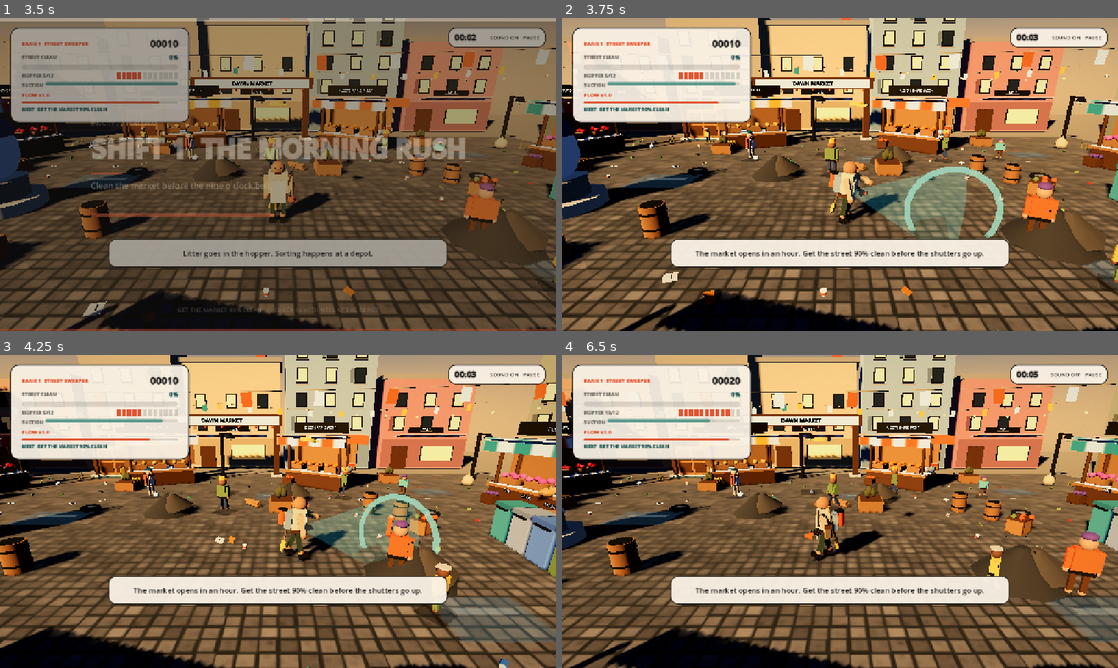
Above: before the commit, frames 1-4 (two rows, left to right).
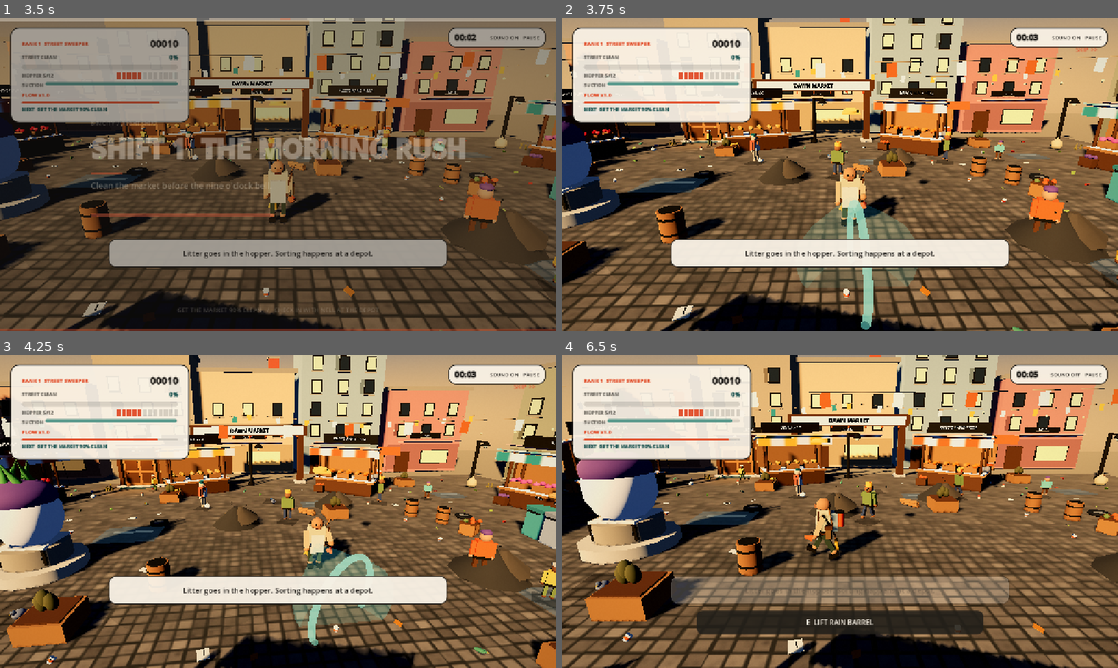
Above: after the commit, the same moments.

Repository: konethegreat/animation-and-game-studio
Game: Godot game, scene res://main.tscn
Same seed, same stepped clock (60 frames per second), same inputs: the game is played once before the commit and once after it.
Inputs (mouse positions are in pixels of both pictures, inside the frame that each line leads up to):
- Up to frame 1 (3.5 s): tap Enter (ui_accept) at 0.5, 1.25 s; move the mouse to (400, 158) at 0.52 s; hold D (move_right) 0.53-1.25 s; tap Ctrl (dash) at 0.6 s; click (400, 158) at 0.67 s; tap Space (jump) at 0.77, 1.07 s; tap E (interact) at 0.8 s; drag from (166, 190) to (250, 237) at 1.27 s; click "SOUND ON" at 2 s; click "PAUSE" at 2.75 s
- Up to frame 2 (3.75 s): move the mouse to (895, 105) at 3.52 s; press the mouse at (895, 105) at 3.53 s; hold D (move_right) from 3.53 s (still down); tap Q (pulse) at 3.6 s
- Up to frame 3 (4.25 s): keep holding D (move_right)
- Up to frame 4 (6.5 s): release D (move_right) at 4.25 s; release the mouse at (895, 442) at 4.25 s; click (1084, 386) at 4.25 s, where only the run after the commit has a clickable "SKIP >>"; drag from (812, 574) to (673, 464) at 5.02 s; move the mouse to (1006, 558) at 5.77 s; hold A (move_left) from 5.78 s (still down); hold Space (jump) from 5.78 s (still down); tap Ctrl (dash) at 6.05 s; tap M (mute) at 6.4 s

Frame 1 is identical in both runs. In frame 2, 39% of the frame differs, in the area x 0-100%, y 0-100%; in frame 3, 59%; in frame 4, 62%.

Commit message:
feat: stage the cold open and the ending
Timeline cutscene player with camera moves, radio lines, shakes and
flags, skippable from the first frame. Cold open over the market on
shift one, district pans on first visits, a rank up orbit, Sullage's
boss intro and a full ending that lands on the results card and a
restored city marker on the title screen.

Diff:
--- /dev/null
+++ b/projects/011-bin-city/scripts/cutscene.gd
@@ -0,0 +1,150 @@
+extends Node
+
+# Timeline player for scripted camera moves and radio lines. While active it
+# owns the game camera; on finish (or skip) it restores the camera transform
+# saved at start. Skip still applies every remaining flag step.
+
+signal finished(id: String)
+
+var active := false
+var _id := ""
+var _steps: Array = []
+var _index := 0
+var _skip_requested := false
+var _cam_hold := false
+var _saved_cam: Transform3D
+var _held_pos := Vector3.ZERO
+var _held_basis := Basis.IDENTITY
+var _shake_amount := 0.0
+var _shake_time := 0.0
+var _shake_dur := 0.0
+var _game: Node = null
+
+
+func play(id: String, steps: Array) -> void:
+	if active:
+		_finish()
+	_id = id
+	_steps = steps
+	_index = 0
+	_skip_requested = false
+	active = true
+	if _game == null:
+		active = false
+		return
+	_game.player.locked = true
+	_saved_cam = _game.camera.transform
+	_held_pos = _game.camera.global_position
+	_held_basis = _game.camera.global_basis
+	_cam_hold = true
+	_game.ui.show_skip(true)
+	_run.call_deferred()
+
+
+func skip() -> void:
+	if active:
+		_skip_requested = true
+
+
+func _process(delta: float) -> void:
+	if not active or not _cam_hold:
+		return
+	var offset := Vector3.ZERO
+	if _shake_time > 0.0:
+		_shake_time = maxf(0.0, _shake_time - delta)
+		var strength := _shake_amount * (_shake_time / maxf(_shake_dur, 0.01))
+		offset = Vector3(randf_range(-1.0, 1.0), randf_range(-1.0, 1.0), randf_range(-1.0, 1.0)) * strength
+	_game.camera.global_transform = Transform3D(_held_basis, _held_pos + offset)
+
+
+func _run() -> void:
+	for i in _steps.size():
+		_index = i
+		var step: Dictionary = _steps[i]
+		var kind := str(step.get("t", ""))
+		if _skip_requested and kind != "flag":
+			continue
+		match kind:
+			"wait":
+				await _wait(float(step.get("s", 1.0)))
+			"line":
+				await _line(step)
+			"cam":
+				await _cam(step)
+			"flag":
+				_apply_flag(str(step.get("name", "")))
+			"shake":
+				_shake_amount = float(step.get("amount", 0.2))
+				_shake_dur = float(step.get("s", 0.5))
+				_shake_time = _shake_dur
+			"music":
+				var sound = _game.get_node_or_null("Sound")
+				if sound != null and sound.has_method("play_music"):
+					sound.play_music(str(step.get("track", "")))
+			"release":
+				_release_cam()
+	_finish()
+
+
+func _wait(seconds: float) -> void:
+	var elapsed := 0.0
+	while elapsed < seconds and not _skip_requested:
+		await get_tree().process_frame
+		elapsed += get_process_delta_time()
+
+
+func _line(step: Dictionary) -> void:
+	var speaker := str(step.get("speaker", ""))
+	var text := str(step.get("text", ""))
+	var full := "%s: %s" % [speaker, text] if speaker != "" else text
+	var dur := clampf(1.8 + text.length() * 0.055, 2.6, 6.5)
+	_game.ui.subtitle(full, dur)
+	await _wait(dur * 0.82)
+
+
+func _cam(step: Dictionary) -> void:
+	var target_pos: Vector3 = step.get("pos", _held_pos)
+	var look: Vector3 = step.get("look", target_pos + Vector3(0.0, 0.0, -1.0))
+	var dur := maxf(float(step.get("s", 1.0)), 0.01)
+	var direction := look - target_pos
+	if direction.length() < 0.01:
+		direction = Vector3(0.0, 0.0, 1.0)
+	var end := Transform3D(Basis.IDENTITY.looking_at(direction.normalized(), Vector3.UP), target_pos)
+	var start := Transform3D(_held_basis, _held_pos)
+	var elapsed := 0.0
+	while elapsed < dur and not _skip_requested:
+		await get_tree().process_frame
+		elapsed += get_process_delta_time()
+		var k := clampf(elapsed / dur, 0.0, 1.0)
+		_held_basis = start.basis.slerp(end.basis, k)
+		_held_pos = start.origin.lerp(end.origin, k)
+	_held_basis = end.basis
+	_held_pos = end.origin
+
+
+func _release_cam() -> void:
+	_game.camera.transform = _saved_cam
+	_cam_hold = false
+	_shake_time = 0.0
+
+
+func _apply_flag(name: String) -> void:
+	if name.is_empty():
+		return
+	var state = _game.get_node_or_null("/root/GameState")
+	if state != null:
+		state.set_flag(name)
+
+
+func _finish() -> void:
+	for i in range(_index, _steps.size()):
+		var step: Dictionary = _steps[i]
+		if str(step.get("t", "")) == "flag":
+			_apply_flag(str(step.get("name", "")))
+	if _game != null and is_instance_valid(_game.camera):
+		_game.camera.transform = _saved_cam
+		_game.ui.show_skip(false)
+	_cam_hold = false
+	_shake_time = 0.0
+	active = false
+	finished.emit(_id)
--- a/projects/011-bin-city/scripts/game.gd
+++ b/projects/011-bin-city/scripts/game.gd
@@ -12,6 +12,7 @@
 const INTERIORS = preload("res://scripts/interiors.gd")
 const TRANSITION = preload("res://scripts/transition.gd")
 const BOSS = preload("res://scripts/boss.gd")
+const CUTSCENE = preload("res://scripts/cutscene.gd")
 
 const MOODS := {
 	"dawn": {
@@ -179,6 +180,7 @@
 var boss = null
 var _boss_grime: Array[Node3D] = []
 var _boss_grime_alive := 0
+var cutscene = null
 
 
 func _ready() -> void:
@@ -244,6 +246,12 @@
 	transition = TRANSITION.new()
 	transition.name = "Transition"
 	add_child(transition)
+	cutscene = CUTSCENE.new()
+	cutscene.name = "Cutscene"
+	add_child(cutscene)
+	cutscene._game = self
+	cutscene.finished.connect(_on_cutscene_finished)
+	ui.skip_pressed.connect(cutscene.skip)
 	player.stack_tumbled.connect(_on_tumble)
 	player.pulse_requested.connect(_on_pulse)
 	player.dash_started.connect(_on_dash)
@@ -302,6 +310,11 @@
 	if phase != "play":
 		return
 	if transitioning:
+		return
+	if cutscene != null and cutscene.active:
+		if Input.is_action_just_pressed("interact") or Input.is_action_just_pressed("pause"):
+			cutscene.skip()
+		_update_hud()
 		return
 	if talking:
 		if Input.is_action_just_pressed("interact") or Input.is_action_just_pressed("vacuum"):
@@ -555,7 +568,11 @@
 	world.set_clean(0.0)
 	title_time = 0.0
 	title_cam.current = true
-	ui.show_shifts(_title_shifts())
+	var state = get_node_or_null("/root/GameState")
+	var note := ""
+	if state != null and state.has_flag("gulper_calmed"):
+		note = "THE GULPER SLEEPS  /  THE CITY IS CLEAN  /  THANK YOU FOR PLAYING"
+	ui.show_shifts(_title_shifts(), note)
 	ui.set_phase("title")
 	ui.set_muted(Sound.muted)
 	Sound.set_vacuum(false)
@@ -671,7 +688,50 @@
 	await transition.revealed
 	if phase == "play" and not talking:
 		player.locked = false
-	ui.subtitle(str(AREA_INTRO.get(area_id, AREA_INTRO["dawn_market"])), 6.0)
+	var state = get_node_or_null("/root/GameState")
+	if _wants_poster() or state == null:
+		ui.subtitle(str(AREA_INTRO.get(area_id, AREA_INTRO["dawn_market"])), 6.0)
+		return
+	var seen: bool = state.has_flag("seen_" + area_id)
+	if shift_index == 1 and not state.has_flag("cold_open"):
+		_cold_open()
+	elif not seen:
+		_district_pan()
+	else:
+		ui.subtitle(str(AREA_INTRO.get(area_id, AREA_INTRO["dawn_market"])), 6.0)
+
+
+func _cold_open() -> void:
+	var center: Vector3 = player.global_position
+	var high := center + Vector3(-12.0, 9.5, 13.0)
+	var close := center + Vector3(1.6, 2.3, 5.2)
+	cutscene.play("cold_open", [
+		{"t": "cam", "pos": high, "look": center + Vector3(0.0, 1.0, -6.0), "s": 3.2},
+		{"t": "line", "speaker": "NELL", "text": "Radio: Bin City Sanitation, shift one. The whole market dumped overnight. Again."},
+		{"t": "line", "speaker": "NELL", "text": "Radio: Vacuum it, sort it, bank the XP. And keep an eye on the drains. Something is clogging them on purpose."},
+		{"t": "line", "speaker": "NELL", "text": "Radio: Welcome to Bin City, sweeper. Try not to smell the river."},
+		{"t": "cam", "pos": close, "look": center + Vector3(0.0, 1.3, 0.0), "s": 3.0},
+		{"t": "line", "speaker": "", "text": "BIN CITY"},
+		{"t": "flag", "name": "cold_open"},
+		{"t": "flag", "name": "seen_dawn_market"},
+		{"t": "release"},
+	])
+
+
+func _district_pan() -> void:
+	var state = get_node_or_null("/root/GameState")
+	if state != null:
+		state.set_flag("seen_" + area_id)
+	var center: Vector3 = player.global_position
+	var wide := center + Vector3(-9.0, 6.5, 11.0)
+	var sweep := center + Vector3(9.0, 5.0, 11.0)
+	var line := str(AREA_INTRO.get(area_id, AREA_INTRO["dawn_market"]))
+	cutscene.play("district", [
+		{"t": "cam", "pos": wide, "look": center + Vector3(0.0, 1.2, -4.0), "s": 2.6},
+		{"t": "line", "speaker": "NELL", "text": "Radio: %s" % line},
+		{"t": "cam", "pos": sweep, "look": center + Vector3(0.0, 1.2, -2.0), "s": 2.8},
+		{"t": "release"},
+	])
 
 
 func _pause() -> void:
@@ -1480,16 +1540,26 @@
 	boss = BOSS.new()
 	world.add_child(boss)
 	boss.setup(world)
-	boss.begin()
 	boss.damaged.connect(func(_health: float) -> void: Sound.play("burst", 0.8, -4.0))
 	boss.stomp.connect(_on_boss_stomp)
 	boss.suction.connect(_on_boss_suction)
 	boss.volley.connect(_on_boss_volley)
 	boss.phase_changed.connect(_on_boss_phase)
 	boss.defeated.connect(_ending)
-	ui.show_boss("THE GULPER")
-	ui.subtitle("The Gulper wakes. Feed each chute the litter it asks for.", 6.0)
-	Sound.play("zap", 0.5, -4.0)
+	var mouth: Vector3 = boss.mouth_position()
+	var player_local: Vector3 = world.to_local(player.global_position)
+	var cam_wide: Vector3 = world.to_global(player_local + Vector3(3.8, 2.6, 2.4))
+	var cam_close: Vector3 = world.to_global(player_local + Vector3(-2.6, 2.2, 3.4))
+	cutscene.play("boss_intro", [
+		{"t": "shake", "amount": 0.3, "s": 1.2},
+		{"t": "cam", "pos": cam_wide, "look": mouth, "s": 1.8},
+		{"t": "line", "speaker": "SULLAGE", "text": "Radio: Well, well. The little sweeper. You are standing on my gravy train."},
+		{"t": "line", "speaker": "SULLAGE", "text": "Radio: The Gulper eats what I dump and I dump what the city pays me to lose. Keep it dirty, keep me rich."},
+		{"t": "line", "speaker": "NELL", "text": "Radio: That is a Sullage Haulage band, broadcasting from under your feet. Calm the Gulper and his ledger is ours."},
+		{"t": "flag", "name": "sullage_overclock"},
+		{"t": "cam", "pos": cam_close, "look": player.global_position + Vector3(0.0, 1.4, 0.0), "s": 1.4},
+		{"t": "release"},
+	])
 
 
 func _update_boss(delta: float) -> void:
@@ -1634,13 +1704,26 @@
 	if boss != null and is_instance_valid(boss):
 		boss.active = false
 	ui.hide_boss()
+	Sound.play("finish", 0.8, -2.0)
 	var state = get_node_or_null("/root/GameState")
 	if state != null:
 		state.set_flag("gulper_calmed")
 		state.add_xp(800)
 	_objective_done("boss")
-	ui.subtitle("The drum winds down. The plant goes quiet.", 5.0)
-	_finish()
+	var mouth: Vector3 = boss.mouth_position() if boss != null and is_instance_valid(boss) else player.global_position + Vector3(0.0, 1.5, -6.0)
+	var player_local: Vector3 = world.to_local(player.global_position)
+	var cam_wide: Vector3 = world.to_global(player_local + Vector3(-4.4, 3.4, 3.6))
+	var cam_close: Vector3 = world.to_global(player_local + Vector3(0.6, 2.4, 4.2))
+	cutscene.play("ending", [
+		{"t": "cam", "pos": cam_wide, "look": mouth, "s": 2.2},
+		{"t": "line", "speaker": "", "text": "The drum winds down. Steam sighs out of the stacks. The Gulper sleeps."},
+		{"t": "line", "speaker": "SULLAGE", "text": "Radio: No. No, no, no. Do you know what that machine was worth? That was my retirement."},
+		{"t": "line", "speaker": "NELL", "text": "Radio: Whole city heard that confession. Sanitation office, new badge, and the Sullage ledger. Promoted, sweeper."},
+		{"t": "flag", "name": "promoted"},
+		{"t": "cam", "pos": cam_close, "look": player.global_position + Vector3(0.0, 1.4, 0.0), "s": 2.2},
+		{"t": "line", "speaker": "", "text": "Bin City is clean. For tonight, anyway."},
+		{"t": "release"},
+	])
 
 
 func _near_arcade_cabinet() -> bool:
@@ -2043,6 +2126,16 @@
 	ui.show_rank(rank, _rank_line(rank))
 	if phase == "play":
 		ui.subtitle("RANK UP. %s. %s" % [Data.rank_title(rank), _rank_line(rank)], 6.5)
+		if cutscene != null and not cutscene.active and not talking and not inside_interior:
+			var center: Vector3 = player.global_position
+			var yaw := cam_yaw.rotation.y
+			var from := center + Vector3(sin(yaw) * 5.2, 2.3, cos(yaw) * 5.2)
+			var to := center + Vector3(sin(yaw + PI) * 5.2, 2.3, cos(yaw + PI) * 5.2)
+			cutscene.play("rank", [
+				{"t": "cam", "pos": from, "look": center + Vector3(0.0, 1.2, 0.0), "s": 0.05},
+				{"t": "cam", "pos": to, "look": center + Vector3(0.0, 1.2, 0.0), "s": 2.2},
+				{"t": "release"},
+			])
 
 
 # ---------------------------------------------------------------- dialogue
@@ -2059,6 +2152,19 @@
 
 func _on_dialogue_line(speaker: String, text: String, choices: Array) -> void:
 	ui.open_dialogue(speaker, text, choices)
+
+
+func _on_cutscene_finished(id: String) -> void:
+	if id == "ending":
+		_finish()
+		return
+	if id == "boss_intro" and boss != null and is_instance_valid(boss):
+		boss.begin()
+		ui.show_boss("THE GULPER")
+		ui.subtitle("The Gulper wakes. Feed each chute the litter it asks for.", 6.0)
+		Sound.play("zap", 0.5, -4.0)
+	if phase == "play" and not talking and player != null:
+		player.locked = false
 
 
 func _on_dialogue_finished(id: String) -> void:
@@ -2156,6 +2262,8 @@
 # ---------------------------------------------------------------- update loops
 
 func _update_camera(delta: float) -> void:
+	if cutscene != null and cutscene.active:
+		return
 	cam_kick = maxf(0.0, cam_kick - delta)
 	camera.fov = lerpf(camera.fov, 58.0 + clampf(cam_kick / 0.22, 0.0, 1.0) * 7.0, minf(1.0, delta * 14.0))
 	var look := Input.get_vector("look_left", "look_right", "look_up", "look_down")
--- a/projects/011-bin-city/scripts/ui.gd
+++ b/projects/011-bin-city/scripts/ui.gd
@@ -12,6 +12,7 @@
 signal interact_pressed
 signal dialogue_next
 signal dialogue_choice(index: int)
+signal skip_pressed
 
 const K = preload("res://scripts/kit.gd")
 const TouchStick = preload("res://scripts/touch_stick.gd")
@@ -65,6 +66,7 @@
 var rank_panel: PanelContainer
 var title_play: Button
 var title_shifts: VBoxContainer
+var title_note: Label
 var objective_label: Label
 var results_next: Button
 var results_line: Label
@@ -75,6 +77,7 @@
 var boss_strip: Label
 var boss_flash: ColorRect
 var _boss_flash_tween: Tween
+var skip_button: Button
 var touch_root: Control
 var stick: Control
 var look_pad: Control
@@ -406,6 +409,20 @@
 	boss_strip.horizontal_alignment = HORIZONTAL_ALIGNMENT_CENTER
 	boss_box.add_child(boss_strip)
 
+	skip_button = _text_button("SKIP  >>", K.CORAL, 13)
+	skip_button.anchor_left = 1.0
+	skip_button.anchor_right = 1.0
+	skip_button.offset_left = -120
+	skip_button.offset_right = -24
+	skip_button.offset_top = 64
+	skip_button.visible = false
+	skip_button.pressed.connect(func() -> void: skip_pressed.emit())
+	hud.add_child(skip_button)
+
+
+func show_skip(on: bool) -> void:
+	skip_button.visible = on
+
 
 func show_boss(name_text: String) -> void:
 	boss_panel.visible = true
@@ -622,6 +639,9 @@
 	var goal := _label("TODAY'S JOB  /  GET THE STREET 90% CLEAN BEFORE OPENING", 11, K.TEAL_DARK, true)
 	goal.autowrap_mode = TextServer.AUTOWRAP_WORD_SMART
 	box.add_child(goal)
+	title_note = _label("", 13, K.TEAL_DARK, true)
+	title_note.visible = false
+	box.add_child(title_note)
 	box.add_child(_spacer(6))
 
 	title_shifts = VBoxContainer.new()
@@ -1111,7 +1131,9 @@
 	rank_layer.visible = false
 
 
-func show_shifts(entries: Array) -> void:
+func show_shifts(entries: Array, note := "") -> void:
+	title_note.visible = note != ""
+	title_note.text = note
 	for child in title_shifts.get_children():
 		child.queue_free()
 	for entry in entries:
--- a/projects/011-bin-city/tests/_logic.gd
+++ b/projects/011-bin-city/tests/_logic.gd
@@ -4,6 +4,27 @@
 const LITTER = preload("res://scripts/litter.gd")
 
 var failures := 0
+
+
+class _StubPlayer:
+	extends Node3D
+	var locked := false
+
+
+class _StubUI:
+	extends Node
+	var subtitles: Array = []
+	func subtitle(text: String, _seconds := 5.0) -> void:
+		subtitles.append(text)
+	func show_skip(_on: bool) -> void:
+		pass
+
+
+class _StubGame:
+	extends Node3D
+	var player: _StubPlayer
+	var camera: Camera3D
+	var ui: _StubUI
 
 
 func _check(name: String, ok: bool, detail: String = "") -> void:
@@ -300,6 +321,51 @@
 	story_dlg.queue_free()
 	await process_frame
 
+	var game_stub := _StubGame.new()
+	root.add_child(game_stub)
+	var player_stub := _StubPlayer.new()
+	game_stub.add_child(player_stub)
+	var cam_stub := Camera3D.new()
+	game_stub.add_child(cam_stub)
+	var ui_stub := _StubUI.new()
+	game_stub.add_child(ui_stub)
+	game_stub.player = player_stub
+	game_stub.camera = cam_stub
+	game_stub.ui = ui_stub
+	var cs = load("res://scripts/cutscene.gd").new()
+	root.add_child(cs)
+	cs._game = game_stub
+	var finished_log: Array = []
+	cs.finished.connect(func(id: String) -> void: finished_log.append(id))
+	state.flags.erase("cs_test_flag")
+	state.flags.erase("cs_late_flag")
+	cs.play("test_scene", [
+		{"t": "wait", "s": 0.05},
+		{"t": "line", "speaker": "NELL", "text": "Hello sweeper."},
+		{"t": "flag", "name": "cs_test_flag"},
+		{"t": "cam", "pos": Vector3(5.0, 5.0, 5.0), "look": Vector3.ZERO, "s": 0.05},
+		{"t": "flag", "name": "cs_late_flag"},
+	])
+	while cs.active:
+		await process_frame
+	_check("cutscene spoke its line", ui_stub.subtitles.size() == 1 and ui_stub.subtitles[0] == "NELL: Hello sweeper.")
+	_check("cutscene applied flags", state.has_flag("cs_test_flag") and state.has_flag("cs_late_flag"))
+	_check("cutscene restored camera", cam_stub.transform == Transform3D.IDENTITY)
+	_check("cutscene locked player during play", player_stub.locked)
+	_check("cutscene emitted finished id", finished_log == ["test_scene"])
+	state.flags.erase("cs_skip_flag")
+	cs.play("skip_scene", [
+		{"t": "wait", "s": 30.0},
+		{"t": "flag", "name": "cs_skip_flag"},
+	])
+	cs.skip()
+	while cs.active:
+		await process_frame
+	_check("skip still applies flags", state.has_flag("cs_skip_flag"))
+	cs.queue_free()
+	game_stub.queue_free()
+	await process_frame
+
 	var picker = Player.new()
 	root.add_child(picker)
 	await process_frame
--- a/projects/011-bin-city/tests/_shots.gd
+++ b/projects/011-bin-city/tests/_shots.gd
@@ -1,7 +1,7 @@
 extends SceneTree
 
-# Temporary capture harness: boots the real game, starts shift 5, enters the
-# plant and photographs each Gulper phase, then the calmed core.
+# Temporary capture harness: boots the real game, photographs the cold open
+# cutscene, skips it, then starts shift 5 and photographs the boss intro.
 
 var scene: Node
 
@@ -27,30 +27,32 @@
 	await process_frame
 	await create_timer(0.6).timeout
 
-	print("STAGE  shift 5")
+	print("STAGE  cold open")
+	root.get_node("GameState").reset_new_game()
+	scene.begin_shift(1)
+	while not scene.cutscene.active:
+		await process_frame
+	await create_timer(4.2).timeout
+	await _shot("25-cold-open")
+	scene.cutscene.skip()
+	while scene.cutscene.active:
+		await process_frame
+	await create_timer(0.6).timeout
+	print("STAGE  playable after skip  locked=", scene.player.locked)
+	await _shot("26-after-skip")
+
+	print("STAGE  boss intro")
+	root.get_node("GameState").set_flag("seen_neon_arcade")
 	scene.begin_shift(5)
 	while scene.player.locked:
 		await process_frame
-	await create_timer(0.5).timeout
-	print("STAGE  entering plant")
+	await create_timer(0.4).timeout
 	scene._enter_interior("plant")
-	while scene.boss == null:
+	while not scene.cutscene.active:
 		await process_frame
-	await create_timer(2.5).timeout
-	print("STAGE  boss phase ", scene.boss.phase, " health ", scene.boss.health)
-	await _shot("22-boss-phase1")
-
-	scene.boss.health = 200.0
-	scene.boss._check_phase()
-	await create_timer(1.6).timeout
-	print("STAGE  boss phase ", scene.boss.phase)
-	await _shot("23-boss-phase2")
-
-	scene.boss.health = 100.0
-	scene.boss._check_phase()
-	await create_timer(1.6).timeout
-	print("STAGE  boss phase ", scene.boss.phase, " core ", scene.boss.core_open)
-	await _shot("24-boss-phase3")
+	await create_timer(3.4).timeout
+	print("STAGE  intro cutscene=", scene.cutscene.active, " boss active=", scene.boss.active if scene.boss != null else false)
+	await _shot("27-boss-intro")
 
 	print("STAGE  done")
 	quit(0)
Binary file added: projects/011-bin-city/tests/shots/25-cold-open.png
Binary file added: projects/011-bin-city/tests/shots/26-after-skip.png
Binary file added: projects/011-bin-city/tests/shots/27-boss-intro.png
